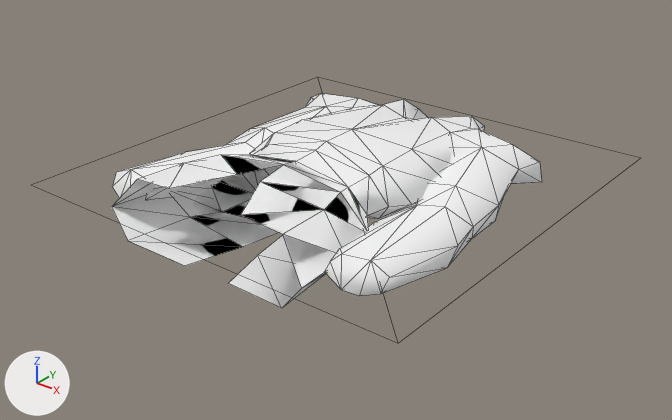
The glTF model assets/models/ITAR_KM_VLK_05.glb, before and after one commit.
One viewpoint serves both versions: a 50 mm lens placed at (1.095, -1.41, 0.762), pointed at (0.008, -0.051, -0.08). Lighting does not change. The marker at lower left points along +X, +Y and +Z. Mesh edges are drawn as thin lines. Vertices at the same position are counted once.
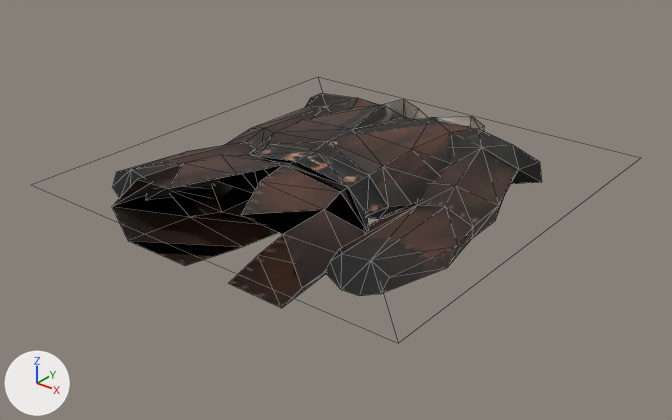
Where the change shows, as pixel boxes [x1, y1, x2, y2] in the pictures (672 x 420 px; the box of a moved part takes in the faces that stretch with it):
'Mesh', surface changed
    both: [112, 93, 542, 308]
part 1 of me_mesh, moved or reshaped
    both: [112, 155, 368, 305]
part 2 of me_mesh, surface changed
    both: [112, 93, 542, 308]

Patch to the scene script:
```diff
--- a/assets/models/ITAR_KM_VLK_05.glb.py
+++ b/assets/models/ITAR_KM_VLK_05.glb.py
@@ img_km_citizen_armor_05 @@
+img_km_citizen_armor_05 = load_image('KM_CITIZEN_ARMOR_05', '_unpacked/KM_CITIZEN_ARMOR_05', 512, 512, 'sRGB')
@@ mat_km_citizen_armor_05 @@
 mat_km_citizen_armor_05 = principled_material('KM_CITIZEN_ARMOR_05')
-mat_km_citizen_armor_05.base_color = (1.0, 1.0, 1.0)  # white #ffffff
-mat_km_citizen_armor_05.metallic = 1.0
-mat_km_citizen_armor_05.roughness = 1.0
+mat_km_citizen_armor_05.texture = img_km_citizen_armor_05
@@ me_mesh @@
 me_mesh.from_pydata(...)  # 183 vertices, 354 faces; spans x -0.451..0.451, y -0.459..0.443, z -0.081..0.078
 # used by ob_mesh; location = (0.0, 0.0, 0.0)
+# me_mesh part 1
+# 30 faces are deleted
+# 30 new faces join them, mat_km_citizen_armor_05 (picture img_km_citizen_armor_05)
+# me_mesh part 2: 352 kept faces spanning x -0.349..0.35, y -0.432..0.414, z -0.081..0.078 get new texture (UV) coordinates
+# me_mesh part 3: the surface is now shaded flat
 me_mesh.materials.append(mat_km_citizen_armor_05)
```
